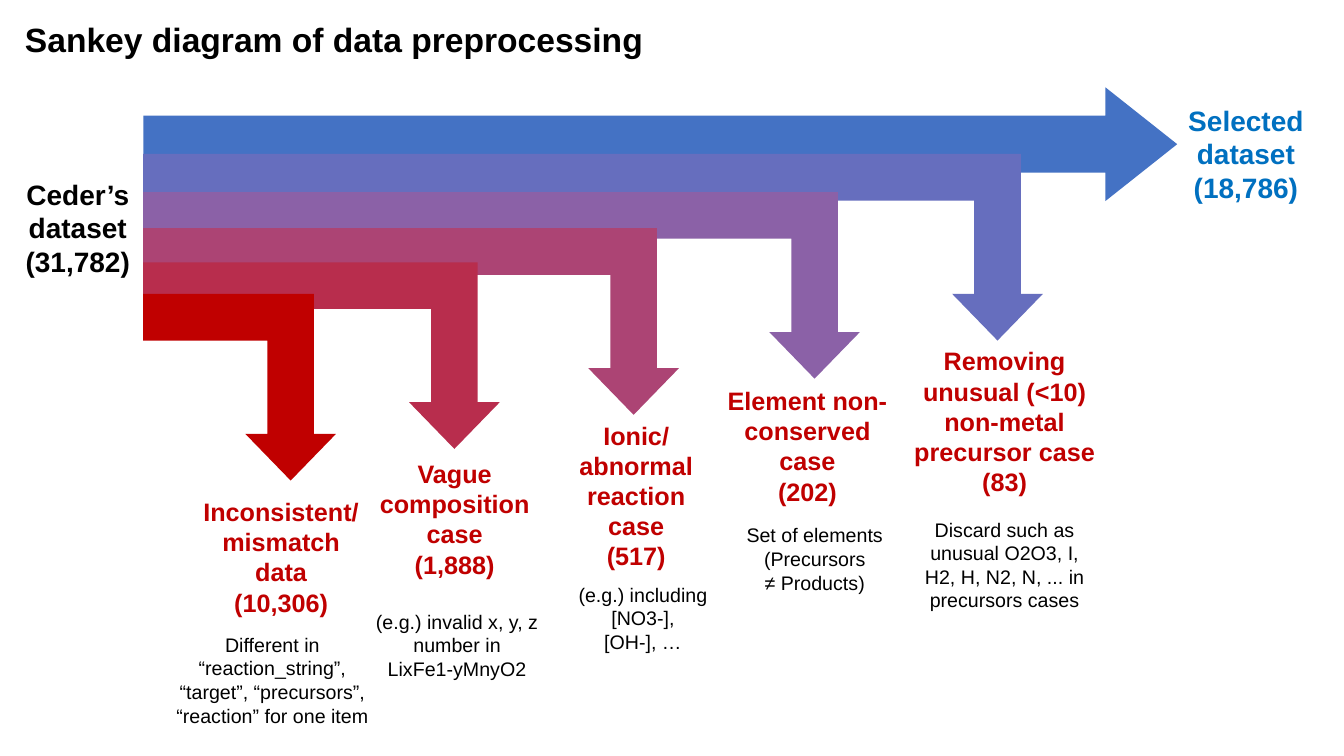
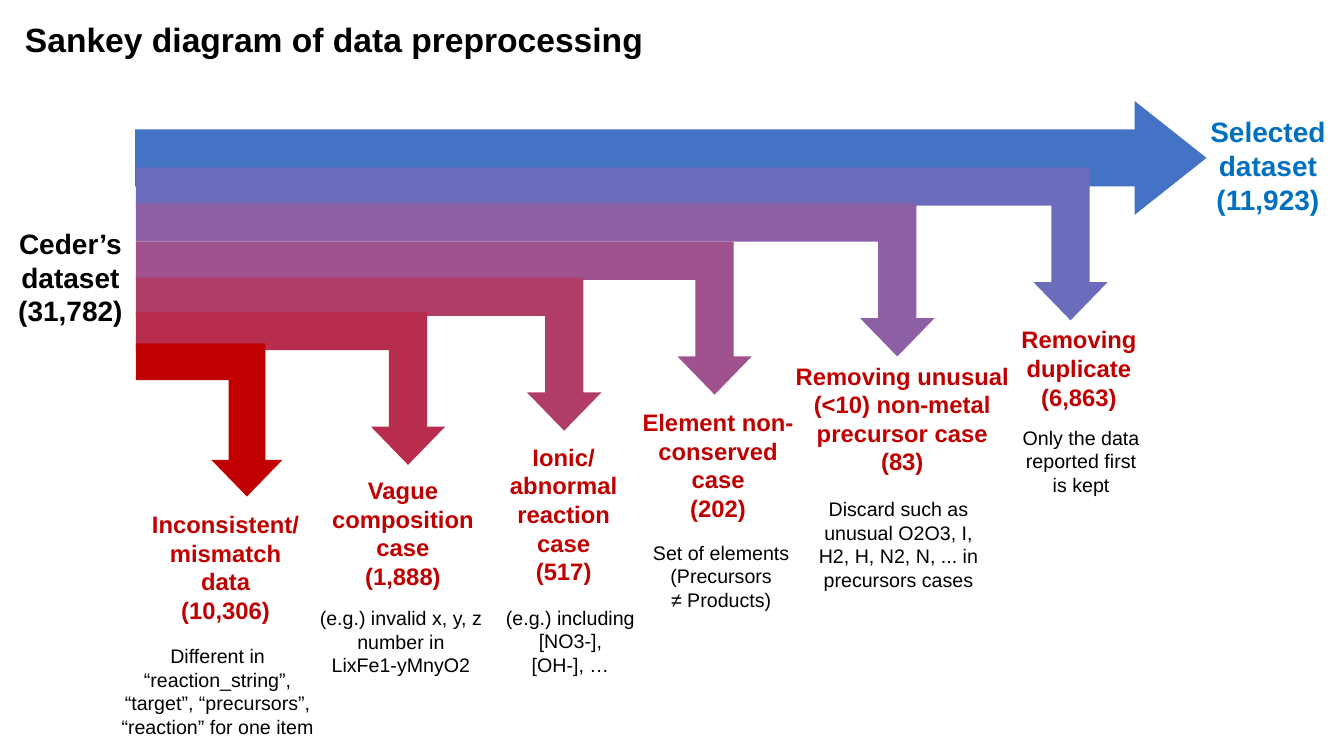
Before and after one commit to jschrier/SynthGPT, a slide deck: slide 1 of data/Data curation figure.pptx. Drawn at 1344x756 pixels with LibreOffice and Linux fonts; fonts in the diff are those of the drawing. Boxes give left, top, right and bottom in pixels: in the first picture for what was removed or moved away, otherwise in the second. Text is boxed around its words. In the diff, an @@ line names an element or a change of style, - is before the commit and + after.

Commit message:
Add files via upload
Remove duplicate case

```diff
--- a/data/Data curation figure.pptx
+++ b/data/Data curation figure.pptx
@@ right arrow: place and size @@
-right arrow at (143,88,1178,202)
+right arrow at (135,101,1207,215)
@@ text "Selected dataset": place and size @@
-text "Selected dataset" at (1188,110,1303,203)
+text "Selected dataset" at (1210,121,1325,215)
@@ bent up arrow added at (136,167,1108,321), fill #6B6DBC @@
@@ bent up arrow: place and size @@
-bent up arrow at (143,154,1043,341)
+bent up arrow at (136,204,935,357)
@@ bent up arrow at (136,204,935,357): fill #666EBE to #8D60A5 @@
@@ text at (1216,189,1319,215): text changed @@
-(18,786)
+(11,923)
@@ text "Ceder’s": place and size @@
-text "Ceder’s" at (26,184,130,277)
+text "Ceder’s" at (18,233,122,327)
@@ bent up arrow: place and size @@
-bent up arrow at (143,193,860,379)
+bent up arrow at (136,242,752,395)
@@ bent up arrow at (136,242,752,395): fill #8B61A7 to #9F528D @@
@@ bent up arrow: place and size @@
-bent up arrow at (143,228,679,414)
+bent up arrow at (136,278,602,432)
@@ bent up arrow at (136,278,602,432): fill #AC4474 to #B03D68 @@
@@ bent up arrow: place and size @@
-bent up arrow at (143,262,500,449)
+bent up arrow at (136,312,446,465)
@@ bent up arrow: place and size @@
-bent up arrow at (143,294,336,481)
+bent up arrow at (136,344,282,497)
@@ text "Removing unusual (<10) non-metal precursor ...": place and size @@
-text "Removing unusual (<10) non-metal precursor ..." at (914,351,1095,497)
+text "Removing unusual (<10) non-metal precursor ..." at (796,367,1008,475)
@@ text added at (1021,330,1136,411), 17 pt, text #C00000, bold @@
+Removing duplicate
+(6,863)
@@ size 18 to 17 pt in 5 elements at (332,482,474,590), (152,515,299,624), (510,448,617,585), (796,367,1008,475), (643,413,794,522) @@
@@ text "Element non-conserved case": place and size @@
-text "Element non-conserved case" at (728,391,888,506)
+text "Element non-conserved case" at (643,413,794,522)
@@ text "Ionic/": place and size @@
-text "Ionic/" at (579,426,692,571)
+text "Ionic/" at (510,448,617,585)
@@ text added at (1023,430,1139,496), 14 pt, text #000000 @@
+Only the data reported first is kept
@@ text "Vague composition case": place and size @@
-text "Vague composition case" at (380,465,530,579)
+text "Vague composition case" at (332,482,474,590)
@@ text "Inconsistent/": place and size @@
-text "Inconsistent/" at (203,502,358,617)
+text "Inconsistent/" at (152,515,299,624)
@@ text "Discard such as unusual O2O3, ...": place and size @@
-text "Discard such as unusual O2O3, ..." at (925,522,1084,611)
+text "Discard such as unusual O2O3, ..." at (819,501,978,591)
@@ text "Set of elements (Precursors": place and size @@
-text "Set of elements (Precursors" at (747,527,883,594)
+text "Set of elements (Precursors" at (653,545,790,611)
@@ text "(e.g.) invalid x, y, z ...": place and size @@
-text "(e.g.) invalid x, y, z ..." at (376,614,538,680)
+text "(e.g.) invalid x, y, z ..." at (320,610,482,676)
@@ text "(e.g.) including": place and size @@
-text "(e.g.) including" at (579,587,707,653)
+text "(e.g.) including" at (506,610,634,676)
@@ text "Different in “reaction_string”, “target”, “precursors”, ...": place and size @@
-text "Different in “reaction_string”, “target”, “precursors”, ..." at (176,637,368,724)
+text "Different in “reaction_string”, “target”, “precursors”, ..." at (122,648,313,735)
```
Also in this commit, not shown: 1 other file.
